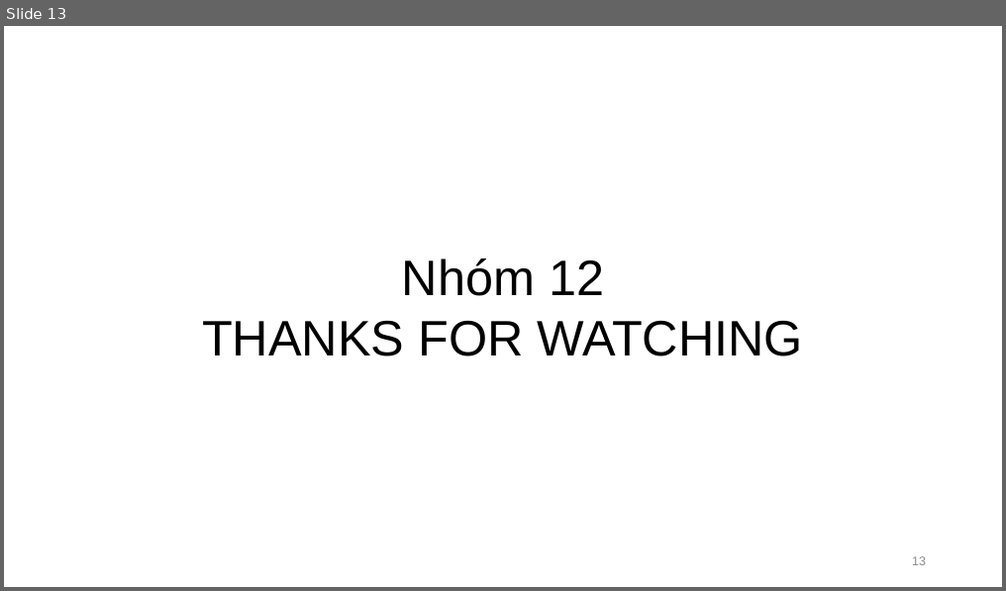
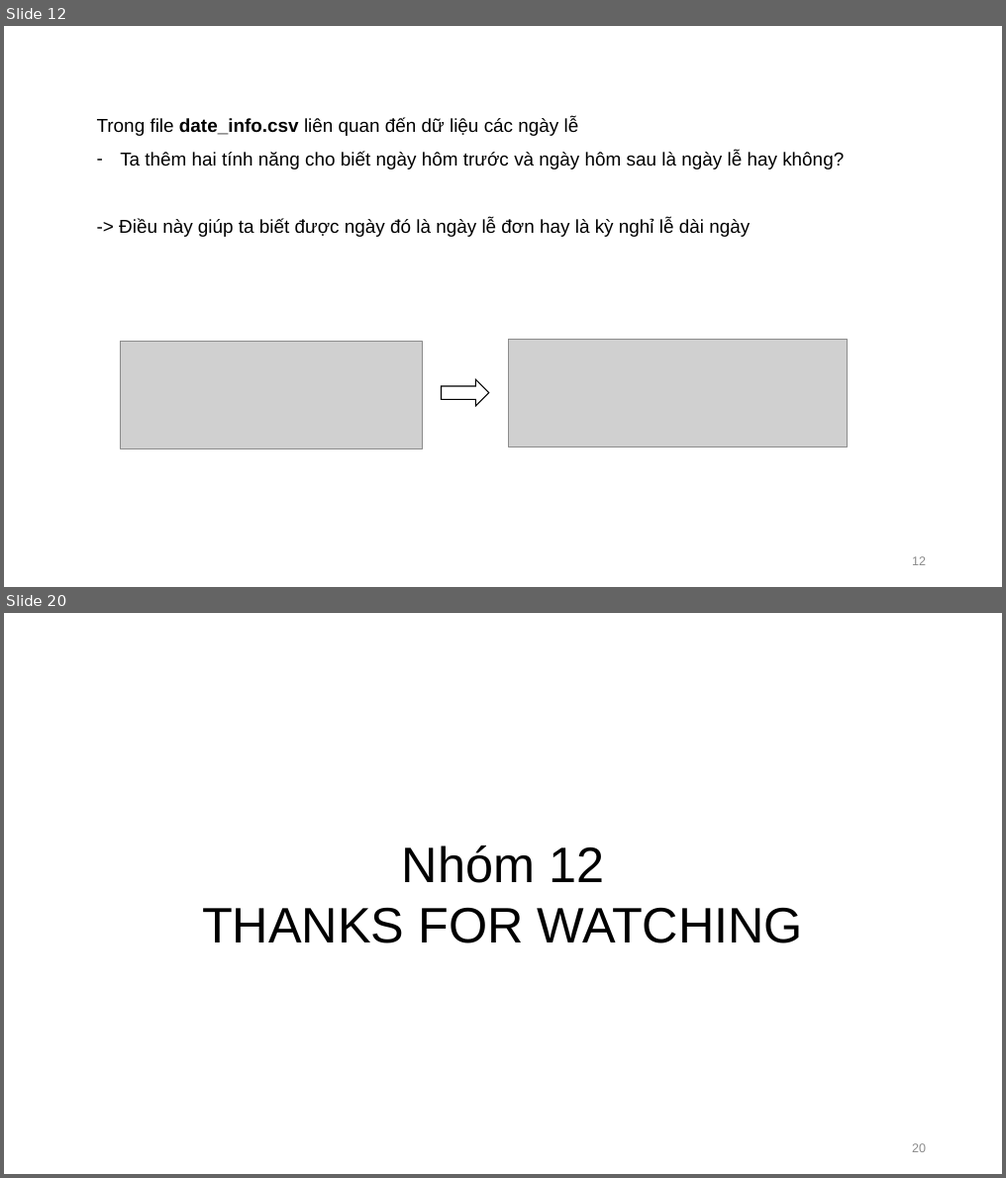
Before and after one commit to pdthuc/Project-Applied_Data_Science, a slide deck: Presentation/GIỚI THIỆU ĐỀ TÀI.pptx. Shown one above the other, each under a label of ours: slide 13 before the commit, slides 12 and 20 after it; the slides between them are not shown. The pictures are 1006x591 and 1006x1178 pixels, drawn with LibreOffice and Linux fonts; fonts in the diff are those of the drawing; grey boxes stand for pictures. Boxes give left, top, right and bottom in pixels: in the first picture for what was removed or moved away, otherwise in the second. Text is boxed around its words. In the diff, an @@ line names an element or a change of style, - is before the commit and + after.

```diff
--- a/Presentation/GIỚI THIỆU ĐỀ TÀI.pptx
+++ b/Presentation/GIỚI THIỆU ĐỀ TÀI.pptx
@@ slide 12 added at (4, 26, 1002, 587), background #FFFFFF @@
@@ text added at (97, 117, 844, 237), 18 pt, text #000000 @@
+Trong file date_info.csv liên quan đến dữ liệu các ngày lễ
+– Ta thêm hai tính năng cho biết ngày hôm trước và ngày hôm sau là ngày lễ hay không?
+-> Điều này giúp ta biết được ngày đó là ngày lễ đơn hay là kỳ nghỉ lễ dài ngày
@@ picture added at (120, 341, 423, 449) @@
@@ picture added at (508, 339, 846, 447) @@
@@ right arrow added at (442, 380, 489, 406), fill #FFFFFF, outline #000000 1 pt @@
@@ page number added at (912, 557, 926, 566), 12 pt, text #8C8C8C @@
+12
@@ what was slide 13 is now slide 20 @@
@@ page number at (912, 1144, 926, 1153): text changed @@
-13
+20
```
Also in this commit, not shown: 5 slides changed, 7 other slides added, 1 slide removed.
